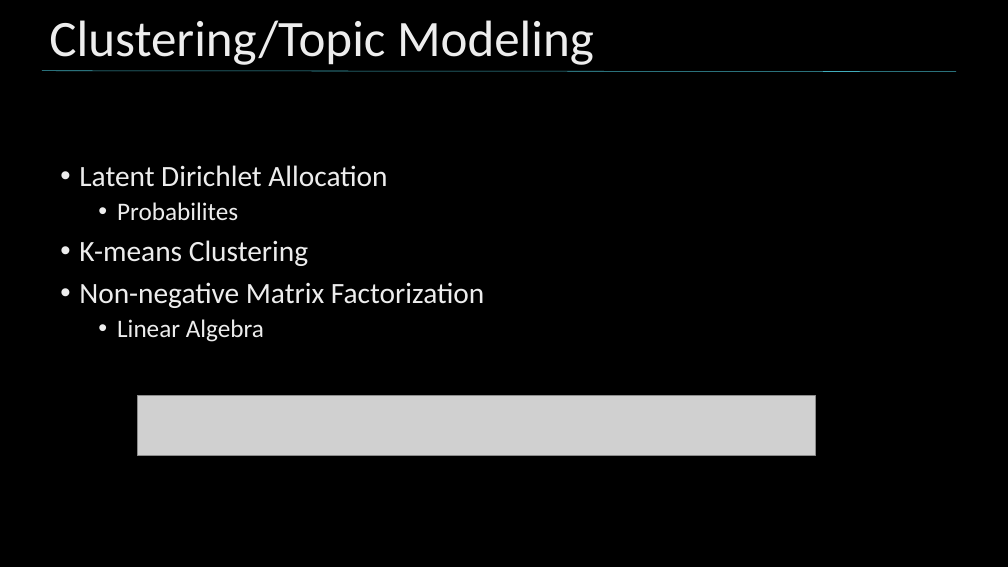
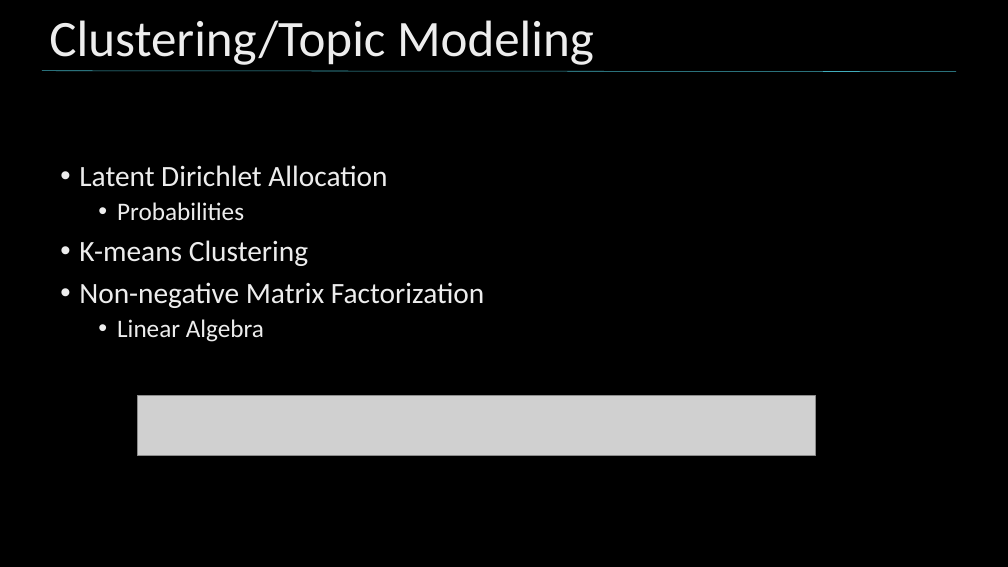
Before and after one commit to nycdatasci/bootcamp009_project, a slide deck: slide 6 of Project4-Capstone/MHD_Capstone/MHD_Twitter_Clustering.pptx. Drawn at 1008x567 pixels with LibreOffice and Linux fonts; fonts in the diff are those of the drawing; grey boxes stand for pictures; background and template pictures are left out. Boxes give left, top, right and bottom in pixels: in the first picture for what was removed or moved away, otherwise in the second. Text is boxed around its words. In the diff, an @@ line names an element or a change of style, - is before the commit and + after.

```diff
--- a/Project4-Capstone/MHD_Capstone/MHD_Twitter_Clustering.pptx
+++ b/Project4-Capstone/MHD_Capstone/MHD_Twitter_Clustering.pptx
@@ text at box(117, 202, 244, 220): text changed @@
-  • Probabilites
+  • Probabilities
```
Also in this commit, not shown: 2 other slides changed.
